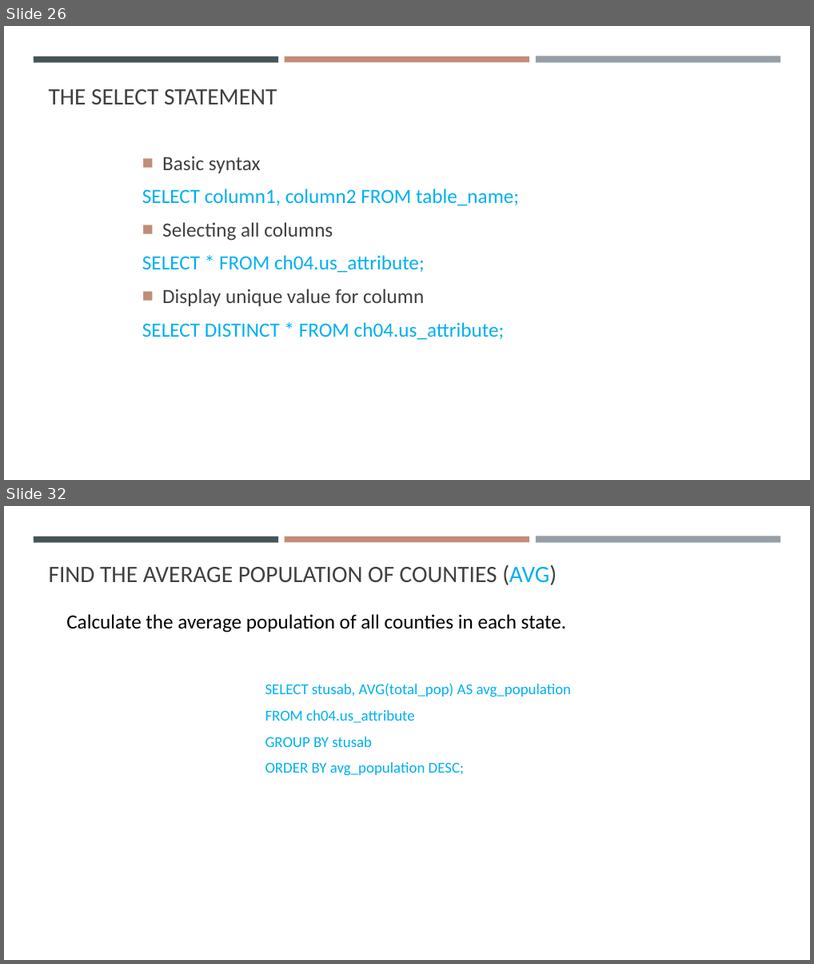
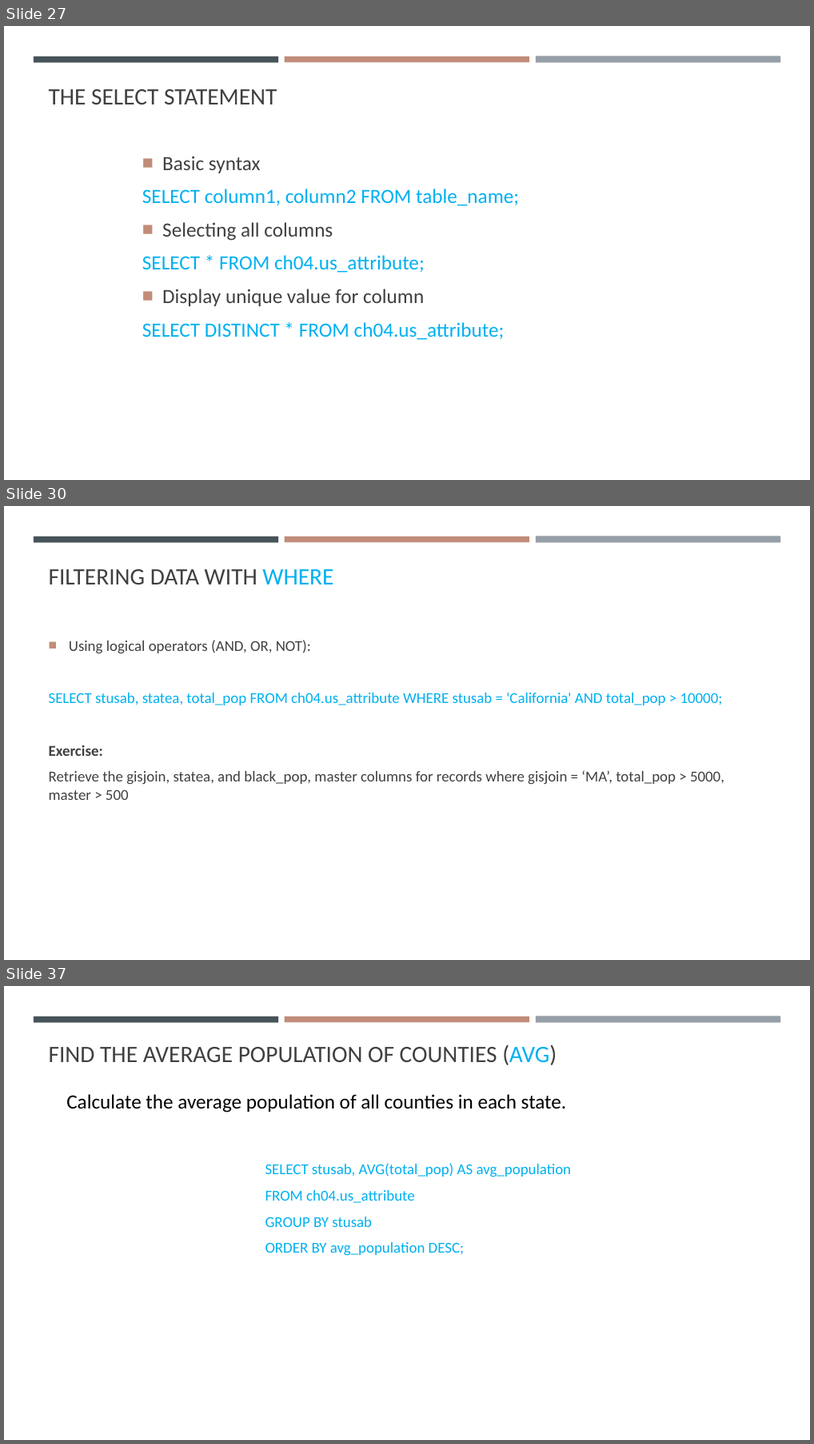
Before and after one commit to gisynw/ssj-376, a slide deck: docs/Lectures/Week04/Week04_SimpleSQL.pptx. Shown one above the other, each under a label of ours: slides 26 and 32 before the commit, slides 27, 30 and 37 after it; the slides between them are not shown. The pictures are 814x964 and 814x1444 pixels, drawn with LibreOffice and Linux fonts; fonts in the diff are those of the drawing. Boxes give left, top, right and bottom in pixels: in the first picture for what was removed or moved away, otherwise in the second. Text is boxed around its words. In the diff, an @@ line names an element or a change of style, - is before the commit and + after.

```diff
--- a/docs/Lectures/Week04/Week04_SimpleSQL.pptx
+++ b/docs/Lectures/Week04/Week04_SimpleSQL.pptx
@@ slide 30 added at (4,506,810,960), background #FFFFFF; not listed: 3 template elements that a slide beside it also shows @@
@@ title added at (49,569,334,584), 28 pt, text #404040 @@
+FILTERING DATA WITH WHERE
@@ text added at (49,640,725,800), 18 pt, text #404040 @@
+■ Using logical operators (AND, OR, NOT):
+SELECT stusab, statea, total_pop FROM ch04.us_attribute WHERE stusab = 'California' AND total_pop > 10000;
+Exercise:
+Retrieve the gisjoin, statea, and black_pop, master columns for records where gisjoin = ‘MA’, total_pop > 5000, master > 500
@@ what was slide 26 is now slide 27 @@
@@ what was slide 32 is now slide 37 @@
```
Also in this commit, not shown: 11 slides changed, 11 other slides added, 2 other files.
